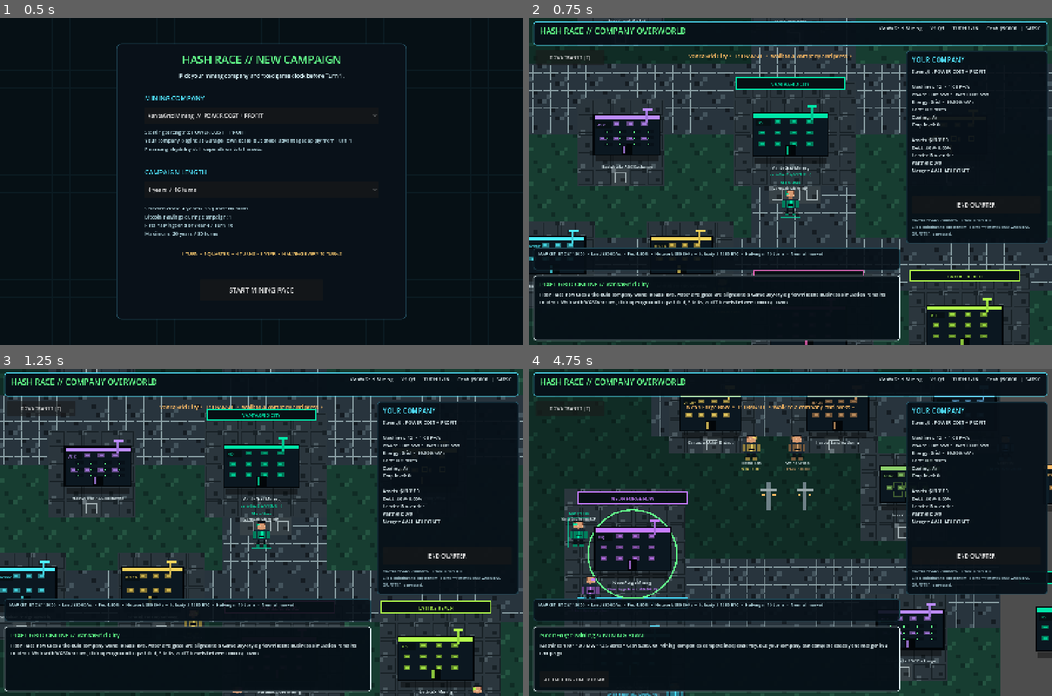
Above: before the commit, frames 1-4 (two rows, left to right).
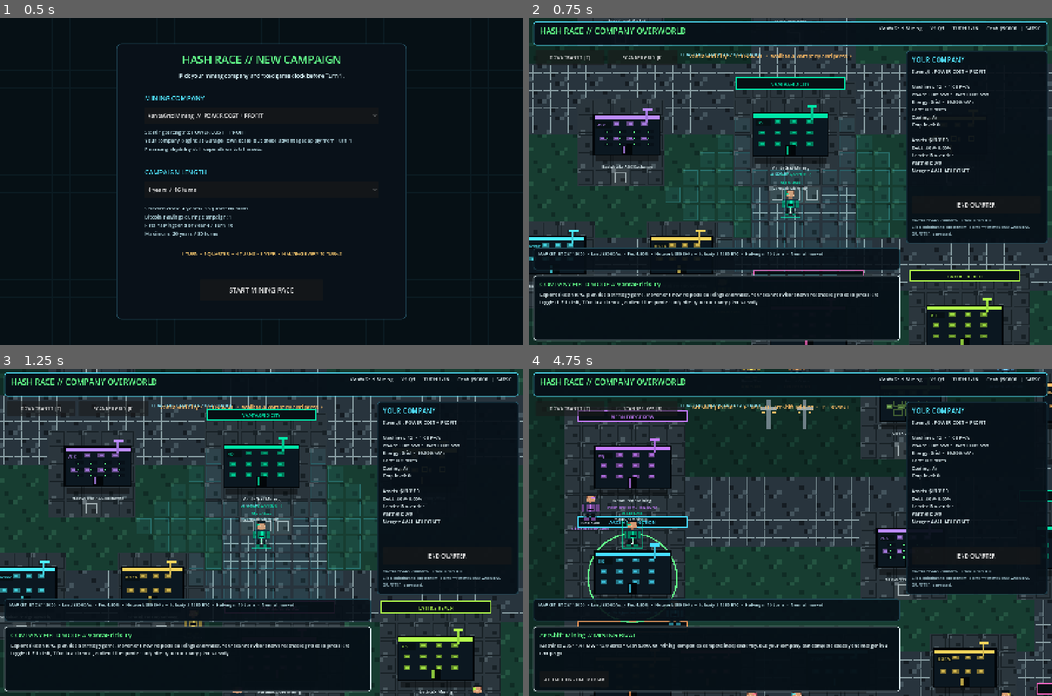
Above: after the commit, the same moments.

Repository: 1freetech/HashRace
Game: Godot game, scene res://scenes/campaign_setup.tscn
The game is run twice, just before and just after one commit, with the same random seed, the same clock (stepped at 60 frames per second) and the same inputs.
Inputs (mouse positions are in pixels of both pictures, inside the frame that each line leads up to):
- Up to frame 1 (0.5 s): no input
- Up to frame 2 (0.75 s): click "START MINING RACE" at 0.5 s
- Up to frame 3 (1.25 s): no input
- Up to frame 4 (4.75 s): tap E at 1.25, 1.35, 2, 2.75, 3.5, 4.35 s; move the mouse to (905, 516) at 1.27 s; hold D 1.28-2.03 s; click (905, 516) at 1.42 s; tap Space at 1.52, 2.27, 3.77, 4.52 s; move the mouse to (685, 548) at 2.02 s; hold S 2.03-2.78 s; tap Enter at 2.1 s; move the mouse to (842, 460) at 2.77 s; hold D 2.78-3.53 s; tap R at 2.85 s; move the mouse to (764, 597) at 3.52 s; hold W 3.53-4.28 s; tap T at 3.6 s; click (764, 597) at 3.67 s; move the mouse to (947, 581) at 4.27 s; hold A from 4.28 s (still down)

Frame 1 is identical in both runs. In frame 2, 2.0% of the frame differs, in the area x 2-73%, y 10-88%; in frame 3, 2.0%; in frame 4, 25%, in the area x 2-100%, y 0-100%.

Commit message:
Hash Race v0.014: make RPG strategy layer the live world

Diff:
--- a/Godot/scenes/world.tscn
+++ b/Godot/scenes/world.tscn
@@ -1,8 +1,8 @@
 [gd_scene load_steps=2 format=3]
 
-[ext_resource path="res://scripts/world_gbc.gd" type="Script" id="1_world"]
+[ext_resource path="res://scripts/world_rpg_strategy.gd" type="Script" id="1_world"]
 
-[node name="HashRacePixelTownNetwork" type="Node2D"]
+[node name="HashRaceRPGStrategyWorld" type="Node2D"]
 script = ExtResource("1_world")
 
 [node name="BootFallback" type="CanvasLayer" parent="."]
@@ -21,7 +21,7 @@
 offset_bottom = 370.0
 theme_override_colors/font_color = Color(0.392, 1, 0.549, 1)
 theme_override_font_sizes/font_size = 32
-text = "HASH RACE // LOADING PIXEL COMPANY WORLD"
+text = "HASH RACE // LOADING RPG STRATEGY WORLD"
 horizontal_alignment = 1
 
 [node name="Status" type="Label" parent="BootFallback"]
@@ -31,6 +31,6 @@
 offset_bottom = 500.0
 theme_override_colors/font_color = Color(0.745, 0.91, 0.94, 1)
 theme_override_font_sizes/font_size = 16
-text = "Building tiled mining towns, pixel company reps, partner firms, roads and navigation grid...\n\nIf this screen remains, the world controller failed to initialize."
+text = "Building tiled mining towns, company reps, scanner navigation, strategy UI and collision grid...\n\nIf this screen remains, the world controller failed to initialize."
 horizontal_alignment = 1
 vertical_alignment = 1
